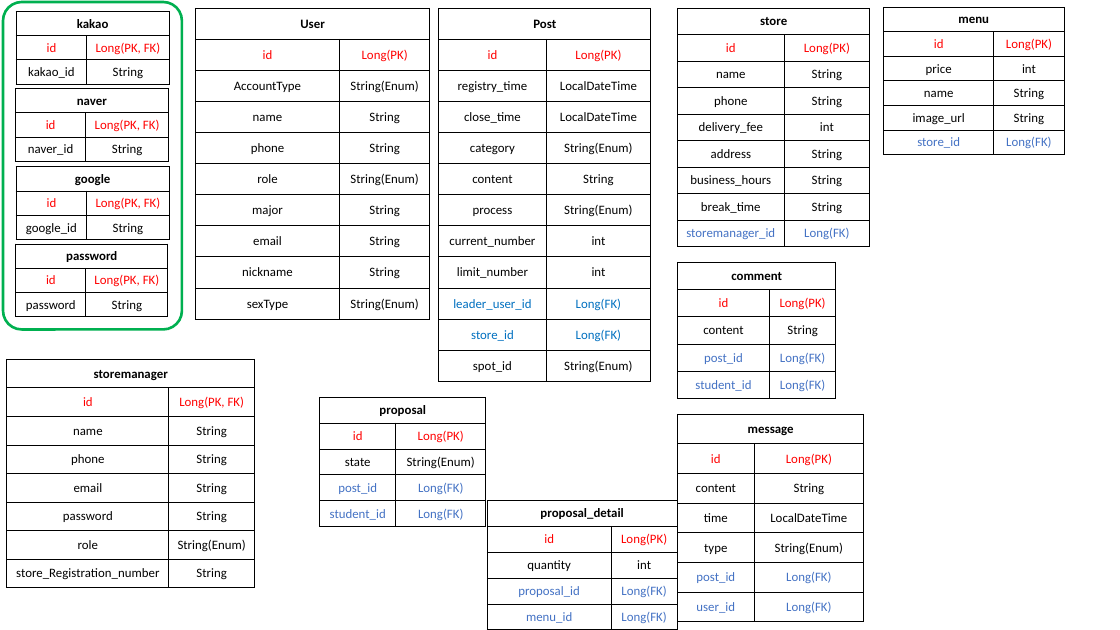
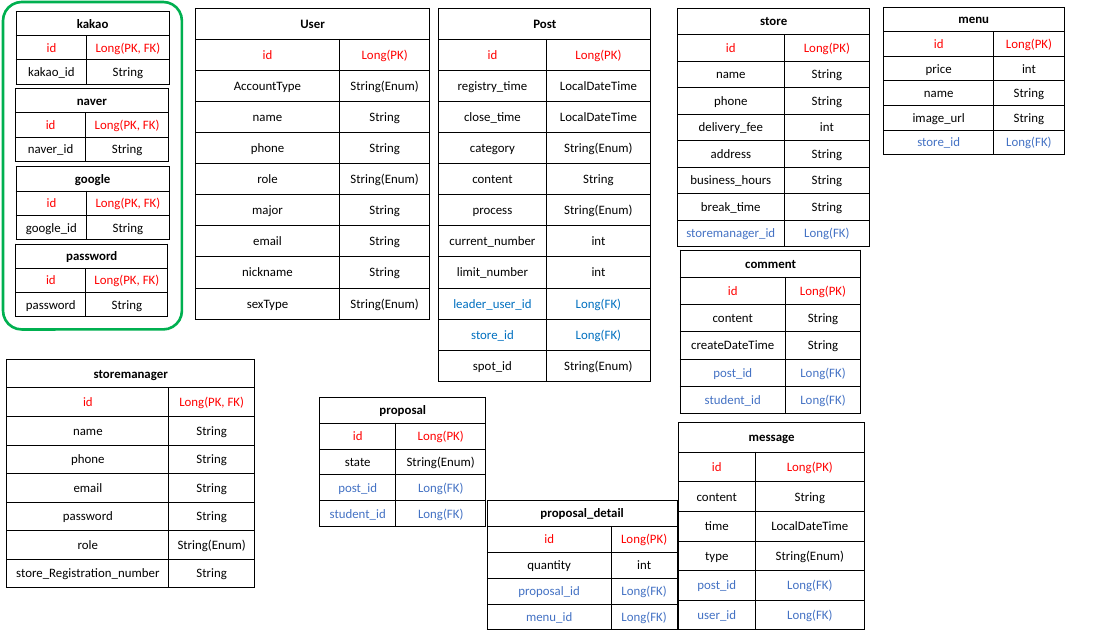
Before and after one commit to 1-n-Fee/1-n-Server, a slide deck: slide 1 of DB 설계.pptx. Drawn at 1120x630 pixels with LibreOffice and Linux fonts; fonts in the diff are those of the drawing. Boxes give left, top, right and bottom in pixels: in the first picture for what was removed or moved away, otherwise in the second. Text is boxed around its words. In the diff, an @@ line names an element or a change of style, - is before the commit and + after.

```diff
--- a/DB 설계.pptx
+++ b/DB 설계.pptx
@@ table at (681, 250, 861, 414) @@
+row 4: createDateTime | String
@@ table: place and size @@
-table at (678, 262, 836, 398)
+table at (681, 250, 861, 414)
@@ table: place and size @@
-table at (678, 414, 865, 622)
+table at (679, 423, 865, 630)
```
Also in this commit, not shown: 13 other files.
